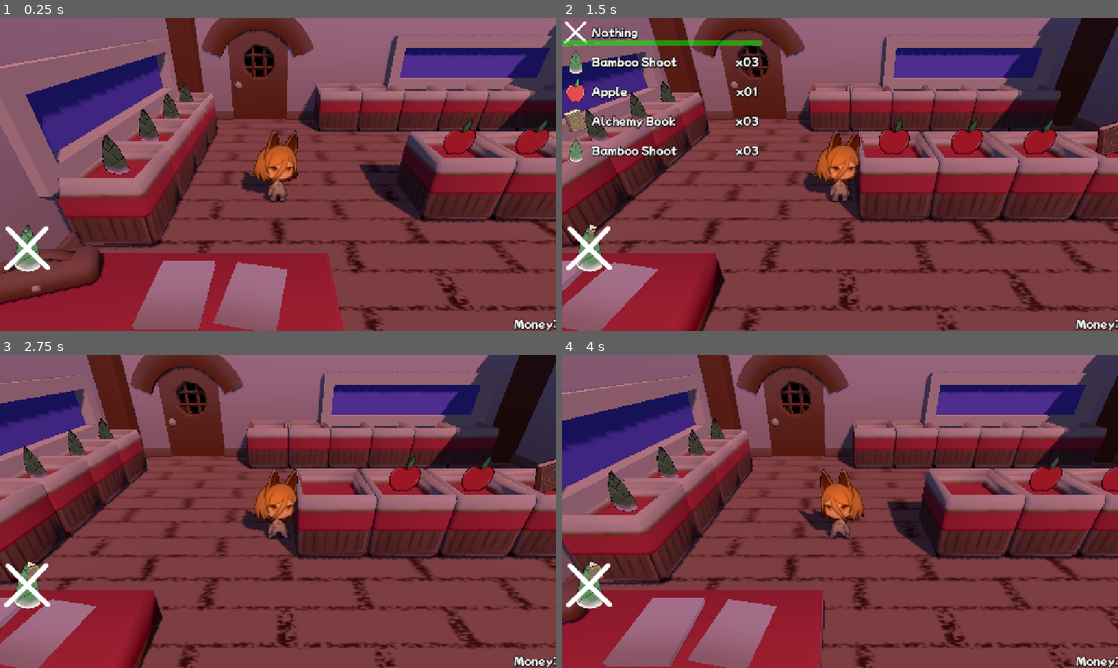
Above: before the commit, frames 1-4 (two rows, left to right).
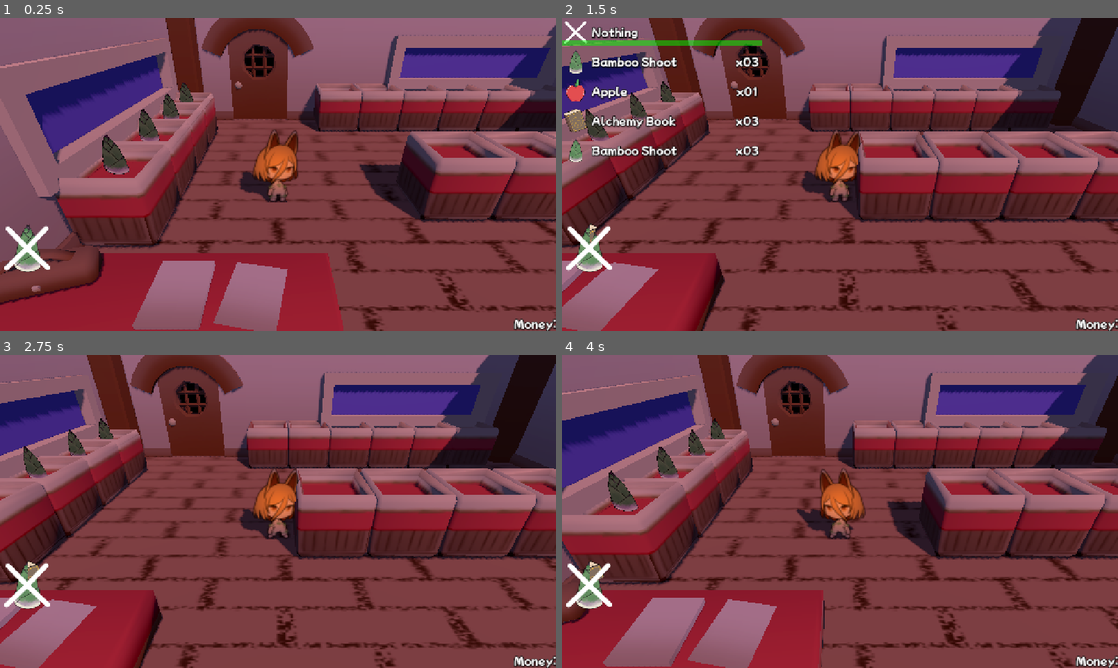
Above: after the commit, the same moments.

Repository: kumapauz/touhou-jam-17
Game: Godot game, scene res://scenes/Store.tscn
Two runs of this game, one before a commit and one after it. Both use one fixed random seed, a clock stepped at 60 frames per second and the inputs below. The engine's default icon, where the game draws it, is replaced by a stand-in: a white triangle on a blue panel in a dark square.
Inputs:
- Up to frame 1 (0.25 s): no input
- Up to frame 2 (1.5 s): tap Enter (pause) at 0.5 s; hold D (right) 0.53-1.28 s; tap O (confirm) at 0.6, 1.25, 1.35 s; hold S (down) from 1.28 s (still down)
- Up to frame 3 (2.75 s): tap O (confirm) at 2, 2.1 s; release S (down) at 2.03 s; hold D (right) from 2.03 s (still down)
- Up to frame 4 (4 s): tap O (confirm) at 2.75, 2.85, 3.5, 3.6 s; release D (right) at 2.78 s; hold W (up) 2.78-3.53 s; hold A (left) from 3.53 s (still down)

The runs differ from the first frame. In frame 1, 0.9% of the frame differs, in the area x 43-99%, y 32-59%; in frame 2, 1.4%, in the area x 43-100%, y 32-59%; in frame 3, 1.1%; in frame 4, 0.7%.

Commit message:
Improve NPC behavior configuration

Diff:
--- a/project/t-17-jam/scenes/Store.tscn
+++ b/project/t-17-jam/scenes/Store.tscn
@@ -147,23 +147,18 @@
 transform = Transform3D(1, 0, 0, 0, 1, 0, 0, 0, 1, -2, 0, 0)
 
 [node name="ItemHolder1" parent="ItemHolders/BackCounter" unique_id=634786455 instance=ExtResource("3_lw67d")]
-item = ExtResource("4_xdmv4")
 
 [node name="ItemHolder2" parent="ItemHolders/BackCounter" unique_id=1117728636 instance=ExtResource("3_lw67d")]
 transform = Transform3D(1, 0, 0, 0, 1, 0, 0, 0, 1, 2, 0, 0)
-item = ExtResource("4_xdmv4")
 
 [node name="ItemHolder3" parent="ItemHolders/BackCounter" unique_id=1182293080 instance=ExtResource("3_lw67d")]
 transform = Transform3D(1, 0, 0, 0, 1, 0, 0, 0, 1, 4, 0, 0)
-item = ExtResource("4_xdmv4")
 
 [node name="ItemHolder4" parent="ItemHolders/BackCounter" unique_id=1730332419 instance=ExtResource("3_lw67d")]
 transform = Transform3D(1, 0, 0, 0, 1, 0, 0, 0, 1, 6, 0, 0)
-item = ExtResource("5_xlrfv")
 
 [node name="ItemHolder5" parent="ItemHolders/BackCounter" unique_id=413252603 instance=ExtResource("3_lw67d")]
 transform = Transform3D(1, 0, 0, 0, 1, 0, 0, 0, 1, 8, 0, 0)
-item = ExtResource("5_xlrfv")
 
 [node name="SideCounter" type="Node3D" parent="ItemHolders" unique_id=113873710]
 transform = Transform3D(1, 0, 0, 0, 1, 0, 0, 0, 1, -11, 0, 1)
@@ -180,10 +175,6 @@
 item = ExtResource("6_126te")
 
 [node name="ItemHolder4" parent="ItemHolders/SideCounter" unique_id=478154139 instance=ExtResource("3_lw67d")]
-transform = Transform3D(1, 0, 0, 0, 1, 0, 0, 0, 1, 0, 0, -6)
-item = ExtResource("6_126te")
-
-[node name="ItemHolder5" parent="ItemHolders/SideCounter" unique_id=1328107452 instance=ExtResource("3_lw67d")]
 transform = Transform3D(1, 0, 0, 0, 1, 0, 0, 0, 1, 0, 0, -6)
 item = ExtResource("6_126te")
 
--- a/project/t-17-jam/scenes/character/Npc.tscn
+++ b/project/t-17-jam/scenes/character/Npc.tscn
@@ -46,7 +46,7 @@
 layers = 4
 modulate = Color(0.90541595, 0.6667114, 0.30756095, 1)
 double_sided = false
-alpha_cut = 1
+alpha_cut = 2
 sprite_frames = SubResource("SpriteFrames_4u3ad")
 animation = &"idle"
 
--- a/project/t-17-jam/scenes/character/Player.tscn
+++ b/project/t-17-jam/scenes/character/Player.tscn
@@ -96,7 +96,7 @@
 layers = 4
 shaded = true
 double_sided = false
-alpha_cut = 1
+alpha_cut = 2
 sprite_frames = SubResource("SpriteFrames_e2t8q")
 animation = &"idle"
 
--- a/project/t-17-jam/scripts/gameplay/npc_controller.gd
+++ b/project/t-17-jam/scripts/gameplay/npc_controller.gd
@@ -36,17 +36,21 @@
 	var next_pos: Vector2 = current_path.get(current_path_index + 1)
 	path_t = move_toward(path_t, 1.0, MOVE_SPEED * delta)
 	var current_pos: Vector2 = init_pos.lerp(next_pos, path_t)
-	position = Vector3(current_pos.x, 0, current_pos.y) + Vector3.LEFT * 3
+	position = Vector3(current_pos.x, 0, current_pos.y) - _manager.get_spawn_offset_3d()
 	process_sprite_direction(init_pos.x - next_pos.x)
 	if is_equal_approx(path_t, 1.0):
 		path_t = 0.0
 		current_path_index += 1
 
 		if current_path_index >= current_path.size() - 1:
-			start_wait()
+			if next_pos.is_equal_approx(_manager.get_spawn_offset_2d()):
+				# Left the store
+				deactivate()
+			else:
+				start_wait()
 
 func start_wait() -> void:
-	_wait_time = randf()
+	_wait_time = (randf() * npc.contemplation_multiplier) + npc.contemplation_bias
 
 func is_waiting() -> bool:
 	return !is_zero_approx(_wait_time)
@@ -55,8 +59,18 @@
 	sprite.play("idle")
 	_wait_time = move_toward(_wait_time, 0, delta)
 	if !is_waiting():
-		set_path(_manager.request_path(self))
 		# TODO Roll a chance to buy an item
+		if randf() < calculate_exit_chance():
+			set_path(_manager.get_exit_path(self))
+		else:
+			set_path(_manager.request_path(self))
+
+func calculate_exit_chance() -> float:
+	if !StatusManager.instance.is_day_active:
+		# Day has ended; leave the store
+		return 1.0
+	# Chance to leave increases with each purchase amount
+	return npc.loitering_bias + (_purchase_count * npc.purchase_bias)
 
 func process_sprite_direction(h_delta: float) -> void:
 	if (h_delta < 0 && sprite.flip_h) || (h_delta > 0 && !sprite.flip_h):
--- a/project/t-17-jam/scripts/gameplay/npc_manager.gd
+++ b/project/t-17-jam/scripts/gameplay/npc_manager.gd
@@ -39,6 +39,7 @@
 			_item_holders.append(child)
 		init_item_holder(child)
 
+## Spawns all npcs (Unused).
 func spawn_npcs() -> void:
 	for i in range(_npc_pool.size()):
 		if !spawn_npc():
@@ -53,7 +54,7 @@
 	npc.set_npc(request_npc())
 	npc.activate()
 	npc.position = Vector3.ZERO
-	npc.set_path(request_path(npc))
+	npc.set_path(request_path(npc, true))
 	_npc_pool.push_front(npc)
 	return true
 
@@ -119,12 +120,18 @@
 	var local_pos: Vector3i = to_local(world_pos).round()
 	return Vector2i(local_pos.x, local_pos.z)
 
+func get_spawn_offset_3d() -> Vector3:
+	return npc_parent.position
+
+func get_spawn_offset_2d() -> Vector2:
+	return Vector2(npc_parent.position.x, npc_parent.position.z)
+
 var PREFERRED_ITEM_CHANCE: int = 10
 var NORMAL_ITEM_CHANCE: int = 5
 var DISLIKED_ITEM_CHANCE: int = 1
 
 ## Gets a path for the given NPC.
-func request_path(npc: NpcController) -> PackedVector2Array:
+func request_path(npc: NpcController, is_entering_store = false) -> PackedVector2Array:
 	var valid_items: Array[ItemHolder]
 	for item_holder in _item_holders:
 		if !item_holder.has_item():
@@ -139,13 +146,23 @@
 
 	var start_pos: Vector2i = convert_world_to_grid_pos(npc.global_position)
 	# Default behavior: Head to the door and leave
-	var end_pos: Vector2i = convert_world_to_grid_pos(global_position)
+	var end_pos: Vector2i = convert_world_to_grid_pos(npc_parent.global_position)
+	if is_entering_store:
+		# Force shoppers to walk into the store a bit
+		end_pos = start_pos + Vector2i.DOWN * 3
+
 	if valid_items.size() != 0:
 		var target_item: ItemHolder = valid_items.get(randi_range(0, valid_items.size() - 1))
 		npc.set_target_holder(target_item)
 		end_pos = convert_world_to_grid_pos(target_item.global_position)
 	else:
 		npc.set_target_holder(null)
+	return astar_grid.get_point_path(start_pos, end_pos, true)
+
+## Returns the path for the npc to exit the store.
+func get_exit_path(npc: NpcController) -> PackedVector2Array:
+	var start_pos: Vector2i = convert_world_to_grid_pos(npc.global_position)
+	var end_pos: Vector2i = convert_world_to_grid_pos(npc_parent.global_position)
 	return astar_grid.get_point_path(start_pos, end_pos, true)
 
 ## Return a random npc, ensuring that no repeat characters are allowed.
--- a/project/t-17-jam/scripts/gameplay/status.gd
+++ b/project/t-17-jam/scripts/gameplay/status.gd
@@ -1,5 +1,8 @@
 ### Manages the game status.
 extends Node
+class_name StatusManager
+
+static var instance: StatusManager
 
 ## Tracks whether customers can come into the store.
 var is_open: bool = true
@@ -22,6 +25,9 @@
 
 signal day_started
 signal day_finished
+
+func _enter_tree() -> void:
+	instance = self
 
 func _process(delta: float) -> void:
 	if Input.is_action_just_pressed("pause"):
--- a/project/t-17-jam/scripts/resources/npc.gd
+++ b/project/t-17-jam/scripts/resources/npc.gd
@@ -18,3 +18,13 @@
 	MOB, # Multiple mob characters can spawn at once
 	CHAR, # Unique character that can only be spawned once
 }
+
+## Base probability to leave the store.
+@export_range(0, 1, 0.1) var loitering_bias: float = 0.3
+## How purchases influence persistence. High -> Leaves after a few purchases. Low -> Bulk buyer
+@export_range(0, 1, 0.1) var purchase_bias: float = 0.1
+
+## How long to think before performing an action.
+@export_range(0, 1, 0.1) var contemplation_bias: float = 0.5
+## Multipier for how long to think before performing an action.
+@export_range(0, 1, 0.1) var contemplation_multiplier: float = 0.5
